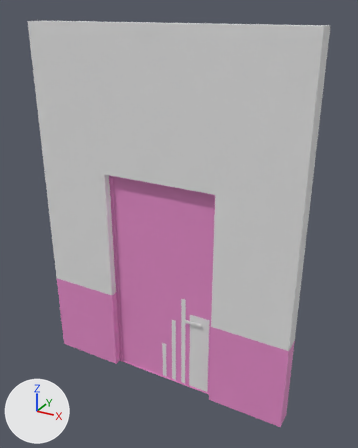
What one commit did to the FBX model Peter/Assets/Models/Environments/Corridor/Raw/WallOffice7.fbx.
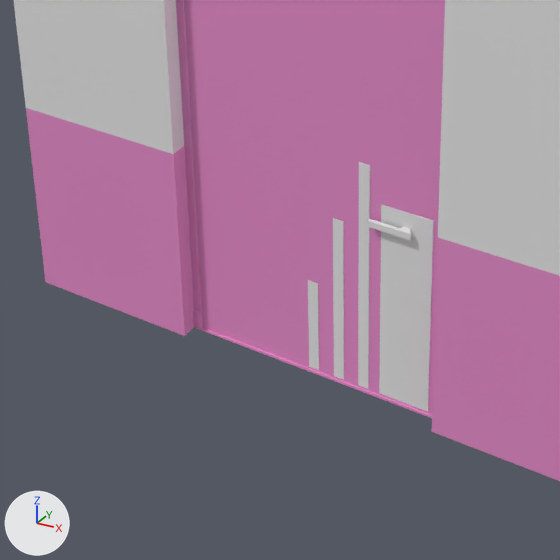
Each version is shown whole from a 50 mm camera at (2.48, -4.14, 4.14) aimed at (0.15, 0.1, 2.02), then close up on the part from 13% to 72% of the width and 53% to 100% of the height. Every picture has the same lights, and +X, +Y and +Z are marked at lower left. Where no turn or scale is listed for an object, it has been applied to the vertices.

Names of what the first close-up shows: 'WallOffice4'.
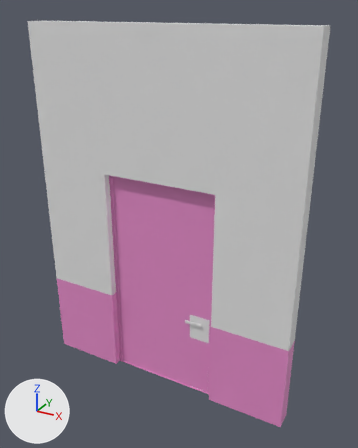
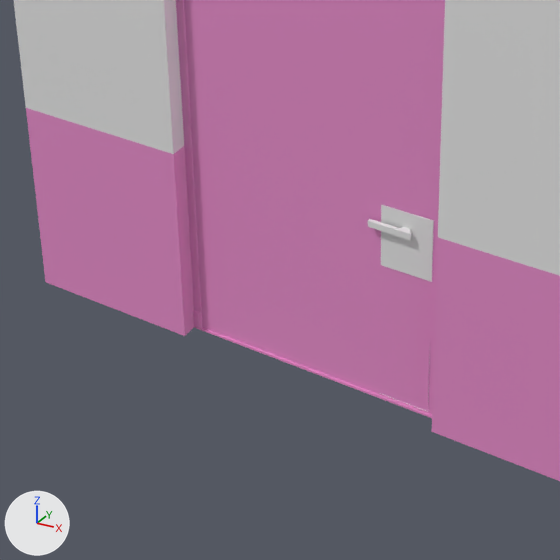
Changed parts and their boxes [x1, y1, x2, y2] in the close-ups (560 x 560 px):
```json
{"part": 1, "of": "me_cube_012", "change": "deleted", "before": [358, 162, 370, 389]}
{"part": 2, "of": "me_cube_012", "change": "deleted", "before": [333, 218, 344, 380]}
{"part": 3, "of": "me_cube_012", "change": "deleted", "before": [308, 280, 319, 370]}
{"part": 4, "of": "me_cube_012", "change": "cut back", "before": [379, 265, 432, 412]}
```

Edits to the scene script, one JSON object a line:
```json
{"block": "me_cube_012", "where": "me_cube_012.from_pydata(...)  # 163 vertices, 149 faces; spans x -1.5..1.5, y -0.1..0.1, z -0.01..4.0"}
{"block": "me_cube_012", "where": "# used by ob_walloffice4; location = (0.0, 0.0, 0.0)"}
{"block": "me_cube_012", "where": "# verts and faces of me_cube_012; kept vertices keep their numbers, new ones are numbered from 163"}
{"block": "me_cube_012", "where": "# before: 123 (0.58, 0.01, 0.4), 124 (0.58, -0.01, 0.4) at pixel (429, 340), 125 (0.34, -0.01, 0.4) at pixel (380, 322), 126 (0.34, 0.01, 0.7), 131 (0.34, -0.01, 0.7) at pixel (380, 265)"}
{"block": "me_cube_012", "where": "# before: 132 (0.58, -0.01, 0.7) at pixel (431, 282), 133 (0.58, 0.01, 0.7), 134 (0.34, 0.01, 0.4), 135 (0.58, 0.01, 0.01), 136 (0.58, -0.01, 0.01) at pixel (427, 411)"}
{"block": "me_cube_012", "where": "# before: 137 (0.34, -0.01, 0.01) at pixel (379, 393), 138 (0.34, 0.01, 0.01)"}
{"block": "me_cube_012", "change": "me_cube_012 part 1: the loose piece of 8 vertices spanning x 0.24..0.29, y -0.01..0.01, z 0.01..1.18 is deleted"}
{"block": "me_cube_012", "change": "me_cube_012 part 2: the loose piece of 8 vertices spanning x 0.11..0.16, y -0.01..0.01, z 0.01..0.86 is deleted"}
{"block": "me_cube_012", "change": "me_cube_012 part 3: the loose piece of 8 vertices spanning x -0.02..0.03, y -0.01..0.01, z 0.01..0.49 is deleted"}
{"block": "me_cube_012", "change": "me_cube_012 part 4"}
{"op": "add", "block": "me_cube_012", "code": "delete_vertices([125, 134])  # with the faces that use them"}
{"op": "add", "block": "me_cube_012", "code": "delete_faces([(123, 133, 132, 124)])"}
{"op": "add", "block": "me_cube_012", "code": "faces += [(126, 133, 132, 131)]  # mat_material_002 (white #e7e7e7)"}
{"op": "remove", "block": "me_cube_012", "code": "me_cube_012.materials.append(mat_dark_wood_009)  # pink #e78eca"}
```
